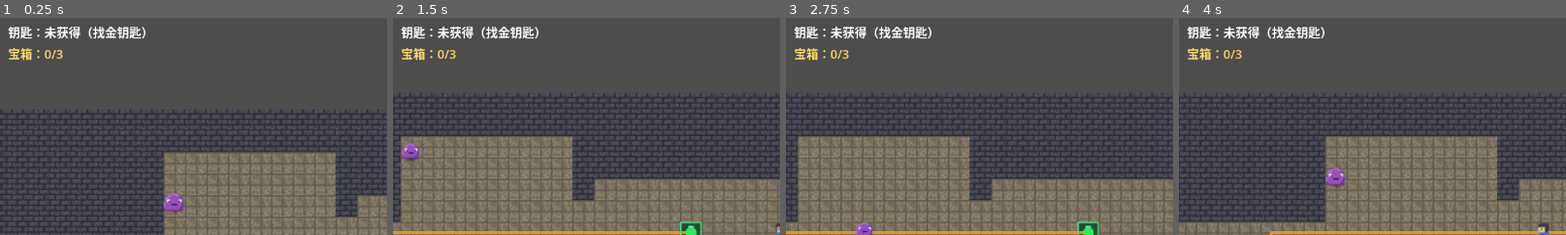
Above: before the commit, frames 1-4 (left to right).
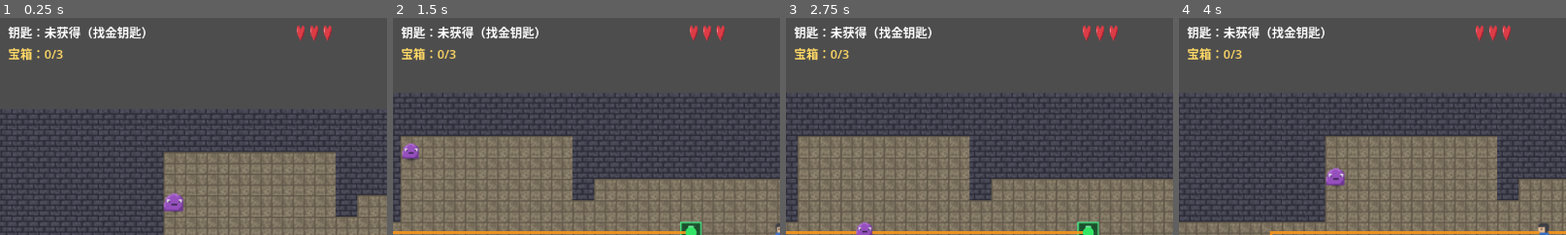
Above: after the commit, the same moments.

Repository: longray/godot_learn
Game: Godot game, scene res://lessons/lesson03_playable/lesson03.tscn
Same seed, same stepped clock (60 frames per second), same inputs: the game is played once before the commit and once after it.
Inputs (mouse positions are % of the whole screen's width and height, from its top left):
- Up to frame 1 (0.25 s): no input
- Up to frame 2 (1.5 s): tap Enter at 0.5 s; move the mouse to (72, 45) at 0.52 s; hold D (move_right) 0.53-1.25 s; tap R at 0.6 s; click (72, 45) at 0.67 s; drag from (30, 55) to (22, 94) at 1.27 s
- Up to frame 3 (2.75 s): tap Space at 2 s; move the mouse to (60, 28) at 2.02 s; hold D (move_right) from 2.03 s (still down); tap R at 2.1 s
- Up to frame 4 (4 s): release D (move_right) at 2.75 s; drag from (45, 70) to (10, 49) at 2.77 s; move the mouse to (80, 65) at 3.52 s; hold A (move_left) from 3.53 s (still down); tap R at 3.6 s
The pictures show only the part of the screen within x 0-50%, y 1-51%; the shares and areas given below are measured in that part.

The runs differ from the first frame. In frame 1, 0.3% of the frame differs, in the area x 76-86%, y 3-11%; in frame 2, 0.3%; in frame 3, 0.3%; in frame 4, 0.3%.

Commit message:
feat: 第5课作业1——生命值 UI（心形图标）
- heart_full/heart_empty.png：像素心形（亮红渐变+高光 / 暗灰空心）
- lesson03.tscn：HUD 右上 HealthUI（HBoxContainer + 3 TextureRect）
- dungeon.update_health_ui(current,max)：i<current 满心否则空心
- player 三处刷新接线：take_damage / die / reset_for_new_layer
  → _notify_health_ui（has_method 防御，dungeon 未注入也不崩）
- 验证：初始3满 → 受伤2满1空 → 死亡重生回3满

Diff:
--- a/2d_rpg_dungeon/lessons/lesson03_playable/dungeon_playable.gd
+++ b/2d_rpg_dungeon/lessons/lesson03_playable/dungeon_playable.gd
@@ -129,6 +129,11 @@
 # HUD 引用（场景里的 CanvasLayer > Label）
 @onready var key_label: Label = $HUD/KeyLabel
 @onready var treasure_label: Label = $HUD/TreasureLabel
+@onready var health_ui: HBoxContainer = $HUD/HealthUI
+
+# 作业 1（第 5 课）：心形图标纹理
+const HEART_FULL_TEXTURE: Texture2D = preload("res://assets/sprites/heart_full.png")
+const HEART_EMPTY_TEXTURE: Texture2D = preload("res://assets/sprites/heart_empty.png")
 
 
 func _ready() -> void:
@@ -1061,10 +1066,23 @@
 		key_label.text = "钥匙：未获得（找金钥匙）"
 		key_label.add_theme_color_override("font_color", Color(1.0, 1.0, 1.0))
 
-	# 作业 1：宝箱计数行（已开 / 总数；宝箱拾取后不回收格子，总数稳定）
-	if treasure_label != null:
-		treasure_label.text = "宝箱：%d/%d" % [treasure_count, treasure_cells.size()]
-		treasure_label.add_theme_color_override("font_color", Color(1.0, 0.85, 0.4))
+		# 作业 1（第 5 课）：宝箱计数行（已开 / 总数；宝箱拾取后不回收格子，总数稳定）
+		if treasure_label != null:
+			treasure_label.text = "宝箱：%d/%d" % [treasure_count, treasure_cells.size()]
+			treasure_label.add_theme_color_override("font_color", Color(1.0, 0.85, 0.4))
+
+
+func update_health_ui(current: int, max_value: int) -> void:
+	# 作业 1（第 5 课）：按当前生命点亮/熄灭心形（i < current 满心，否则空心）
+	if health_ui == null:
+		return
+
+	for i in health_ui.get_child_count():
+		var heart := health_ui.get_child(i) as TextureRect
+		if heart == null:
+			continue
+
+		heart.texture = HEART_FULL_TEXTURE if i < current else HEART_EMPTY_TEXTURE
 
 
 # =========================
--- a/2d_rpg_dungeon/lessons/lesson03_playable/lesson03.tscn
+++ b/2d_rpg_dungeon/lessons/lesson03_playable/lesson03.tscn
@@ -1,10 +1,12 @@
-[gd_scene format=3 uid="uid://cdk3wau04wocm"]
+[gd_scene load_steps=8 format=3 uid="uid://cdk3wau04wocm"]
 
 [ext_resource type="Script" uid="uid://bttsnjhyf20ym" path="res://lessons/lesson03_playable/dungeon_playable.gd" id="1_main"]
 [ext_resource type="TileSet" uid="uid://cu7s624kw70bb" path="res://assets/tiles/dungeon_tiles.tres" id="2_tiles"]
 [ext_resource type="PackedScene" path="res://lessons/lesson03_playable/player.tscn" id="3_player"]
 [ext_resource type="Script" uid="uid://d1wowjicq0rdx" path="res://lessons/lesson03_playable/path_overlay.gd" id="4_overlay"]
 [ext_resource type="PackedScene" path="res://lessons/lesson03_playable/enemy.tscn" id="5_enemy"]
+[ext_resource type="Texture2D" path="res://assets/sprites/heart_full.png" id="6_heart_full"]
+[ext_resource type="Texture2D" path="res://assets/sprites/heart_empty.png" id="7_heart_empty"]
 
 [node name="Main" type="Node2D" unique_id=53313134]
 script = ExtResource("1_main")
@@ -35,3 +37,25 @@
 offset_bottom = 76.0
 theme_override_font_sizes/font_size = 18
 text = "宝箱：0/0"
+
+[node name="HealthUI" type="HBoxContainer" parent="HUD" unique_id=2001002001]
+offset_left = 440.0
+offset_top = 12.0
+offset_right = 500.0
+offset_bottom = 44.0
+theme_override_constants/separation = 4
+
+[node name="Heart1" type="TextureRect" parent="HUD/HealthUI" unique_id=2001002002]
+offset_right = 16.0
+offset_bottom = 16.0
+texture = ExtResource("6_heart_full")
+
+[node name="Heart2" type="TextureRect" parent="HUD/HealthUI" unique_id=2001002003]
+offset_right = 16.0
+offset_bottom = 16.0
+texture = ExtResource("6_heart_full")
+
+[node name="Heart3" type="TextureRect" parent="HUD/HealthUI" unique_id=2001002004]
+offset_right = 16.0
+offset_bottom = 16.0
+texture = ExtResource("6_heart_full")
--- a/2d_rpg_dungeon/lessons/lesson03_playable/player.gd
+++ b/2d_rpg_dungeon/lessons/lesson03_playable/player.gd
@@ -60,6 +60,8 @@
 	invincible = false
 	knockback = Vector2.ZERO
 	modulate.a = 1.0
+
+	_notify_health_ui()
 
 
 func _unhandled_input(event: InputEvent) -> void:
@@ -168,6 +170,8 @@
 
 	print("玩家受伤，剩余生命：", health)
 
+	_notify_health_ui()
+
 	if health <= 0:
 		die()
 		return
@@ -182,11 +186,19 @@
 	health = max_health
 	knockback = Vector2.ZERO
 
+	_notify_health_ui()
+
 	if dungeon and dungeon.has_method("respawn_player"):
 		dungeon.respawn_player()
 
 	# 死亡重生保护比普通无敌稍长
 	_start_invincibility(invincibility_time * 1.5)
+
+
+func _notify_health_ui() -> void:
+	# 作业 1（第 5 课）：通知 HUD 刷新心形（dungeon 可能未注入，防御性检查）
+	if dungeon and dungeon.has_method("update_health_ui"):
+		dungeon.update_health_ui(health, max_health)
 
 
 func _apply_knockback(source_position: Vector2) -> void:
Binary file added: 2d_rpg_dungeon/assets/sprites/heart_empty.png
Not shown, added: 2d_rpg_dungeon/assets/sprites/heart_empty.png.import
Binary file added: 2d_rpg_dungeon/assets/sprites/heart_full.png
Not shown, added: 2d_rpg_dungeon/assets/sprites/heart_full.png.import
Not shown, changed: 2d_rpg_dungeon/assets/sprites/generate_sprites.ps1
